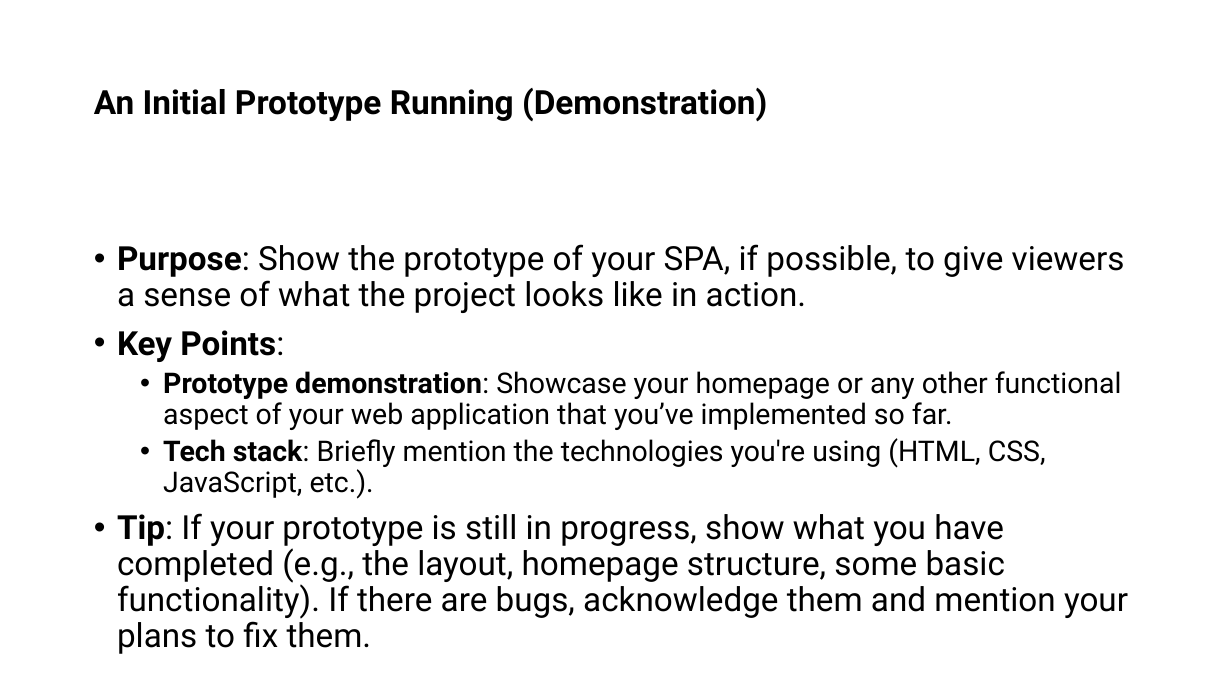
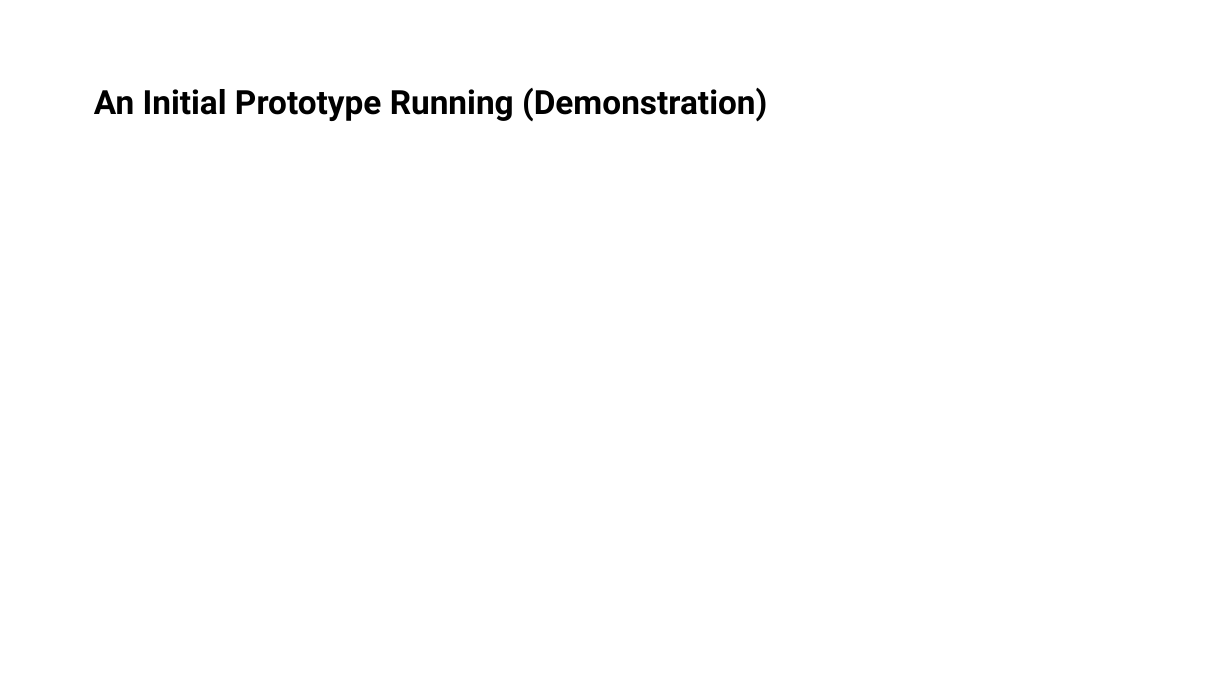
Before and after one commit to OkyanusAlbas/COMP1004SPA, a slide deck: slide 11 of Documents/Presentation1.pptx (slide 13 before the commit). Drawn at 1232x693 pixels with LibreOffice and Linux fonts; fonts in the diff are those of the drawing. Boxes give left, top, right and bottom in pixels: in the first picture for what was removed or moved away, otherwise in the second. Text is boxed around its words. In the diff, an @@ line names an element or a change of style, - is before the commit and + after.

```diff
--- a/Documents/Presentation1.pptx
+++ b/Documents/Presentation1.pptx
@@ text removed at (117, 244, 1128, 619) @@
-• Purpose: Show the prototype of your SPA, if possible, to give viewers a sense of what the project looks like in action.
-• Key Points:
-  • Prototype demonstration: Showcase your homepage or any other functional aspect of your web application that you’ve implemented so far.
-  • Tech stack: Briefly mention the technologies you're using (HTML, CSS, JavaScript, etc.).
-• Tip: If your prototype is still in progress, show what you have completed (e.g., the layout, homepage structure, some basic functionality). If there are bugs, acknowledge them and mention your plans to fix them.
```
Also in this commit, not shown: 5 other slides changed, 3 slides added, 5 slides removed, 10 other files.
